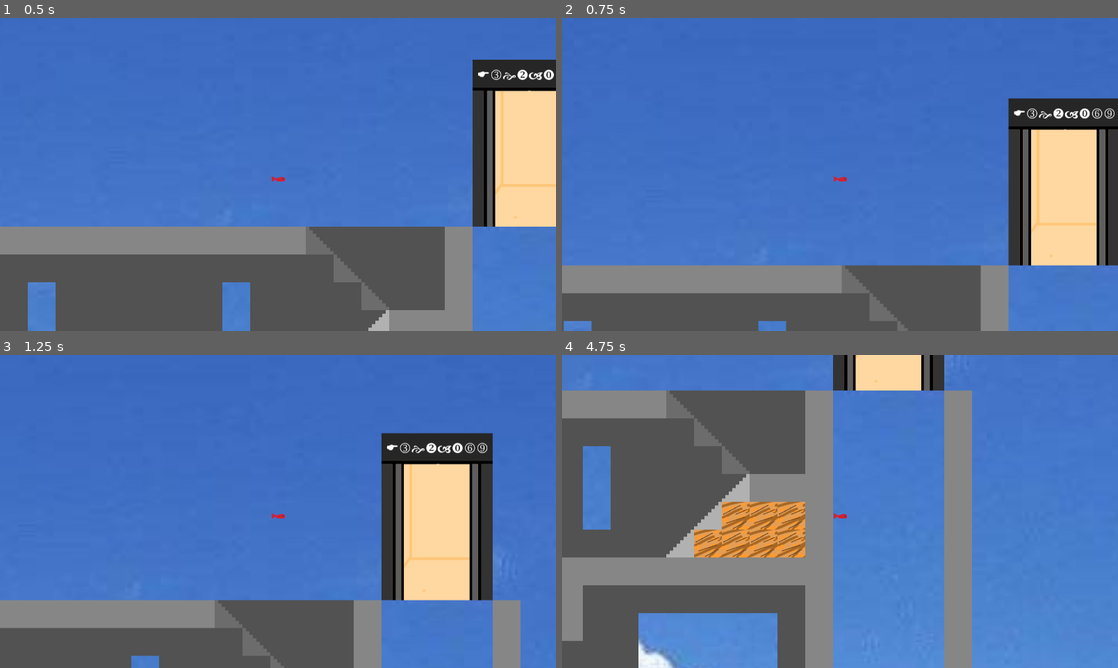
Above: before the commit, frames 1-4 (two rows, left to right).
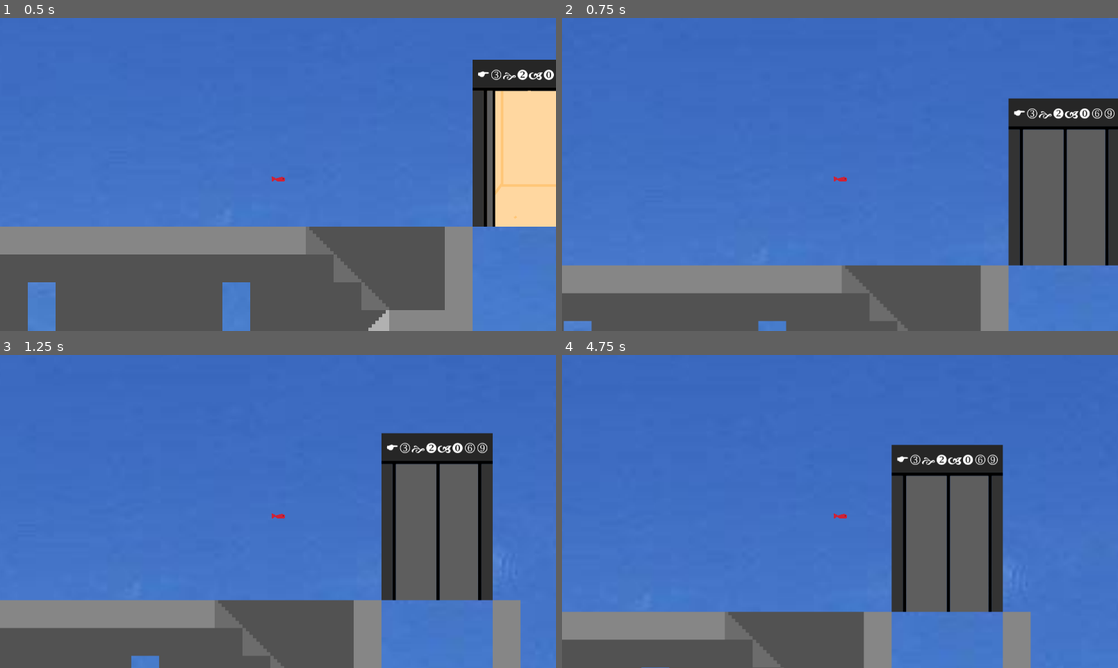
Above: after the commit, the same moments.

Repository: SweetFrontier/Fish
Game: Godot game, scene res://Scenes/Main.tscn
Two runs of this game, one before a commit and one after it. Both use one fixed random seed, a clock stepped at 60 frames per second and the inputs below.
Inputs (mouse positions are in pixels of both pictures, inside the frame that each line leads up to):
- Up to frame 1 (0.5 s): no input
- Up to frame 2 (0.75 s): tap Enter at 0.5 s; move the mouse to (962, 158) at 0.52 s; hold Right (ui_right) from 0.53 s (still down); hold F from 0.53 s (still down); click (962, 158) at 0.67 s
- Up to frame 3 (1.25 s): keep holding Right (ui_right); keep holding F
- Up to frame 4 (4.75 s): move the mouse to (728, 527) at 1.27 s; release F at 1.28 s; tap F at 1.35, 2.85, 4.35 s; move the mouse to (895, 442) at 2.02 s; release Right (ui_right) at 2.03 s; hold Left (ui_left) 2.03-2.78 s; hold F 2.03-2.78 s; move the mouse to (812, 574) at 2.77 s; hold Right (ui_right) 2.78-4.28 s; click (812, 574) at 2.92 s; move the mouse to (1006, 558) at 3.52 s; hold F 3.53-4.28 s; move the mouse to (673, 464) at 4.27 s; hold Left (ui_left) from 4.28 s (still down)

Frame 1 is identical in both runs. In frame 2, 5.8% of the frame differs, in the area x 82-99%, y 35-80%; in frame 3, 5.7%; in frame 4, 57%, in the area x 0-88%, y 0-100%.

Commit message:
Animation Player fix

Diff:
--- a/Scenes/Elevator.tscn
+++ b/Scenes/Elevator.tscn
@@ -46,7 +46,6 @@
 shape = SubResource("RectangleShape2D_lswfj")
 
 [node name="Blocker" type="StaticBody2D" parent="."]
-position = Vector2(0, 1857.93)
 
 [node name="BucketCollision" type="CollisionPolygon2D" parent="Blocker"]
 position = Vector2(30, 68)
